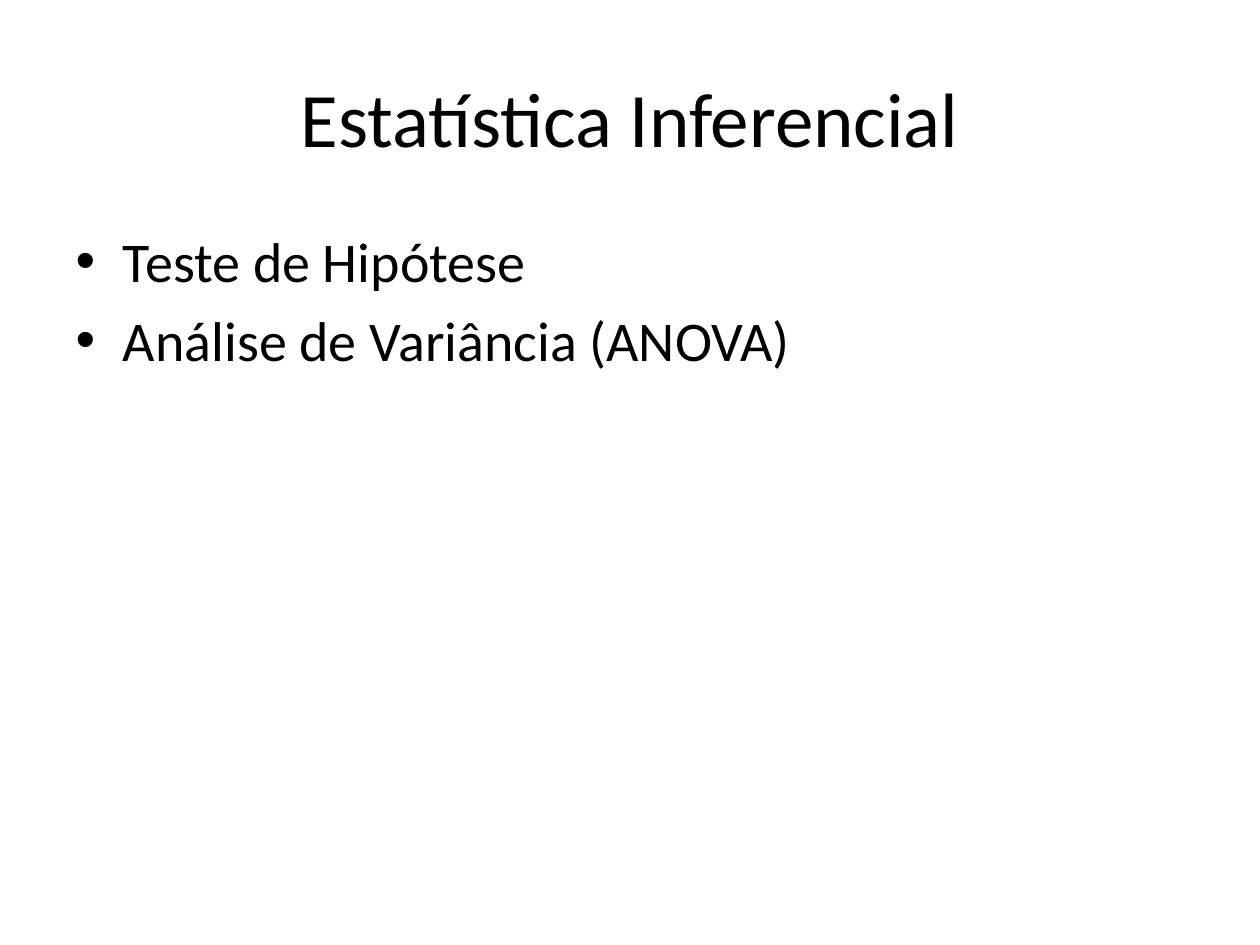
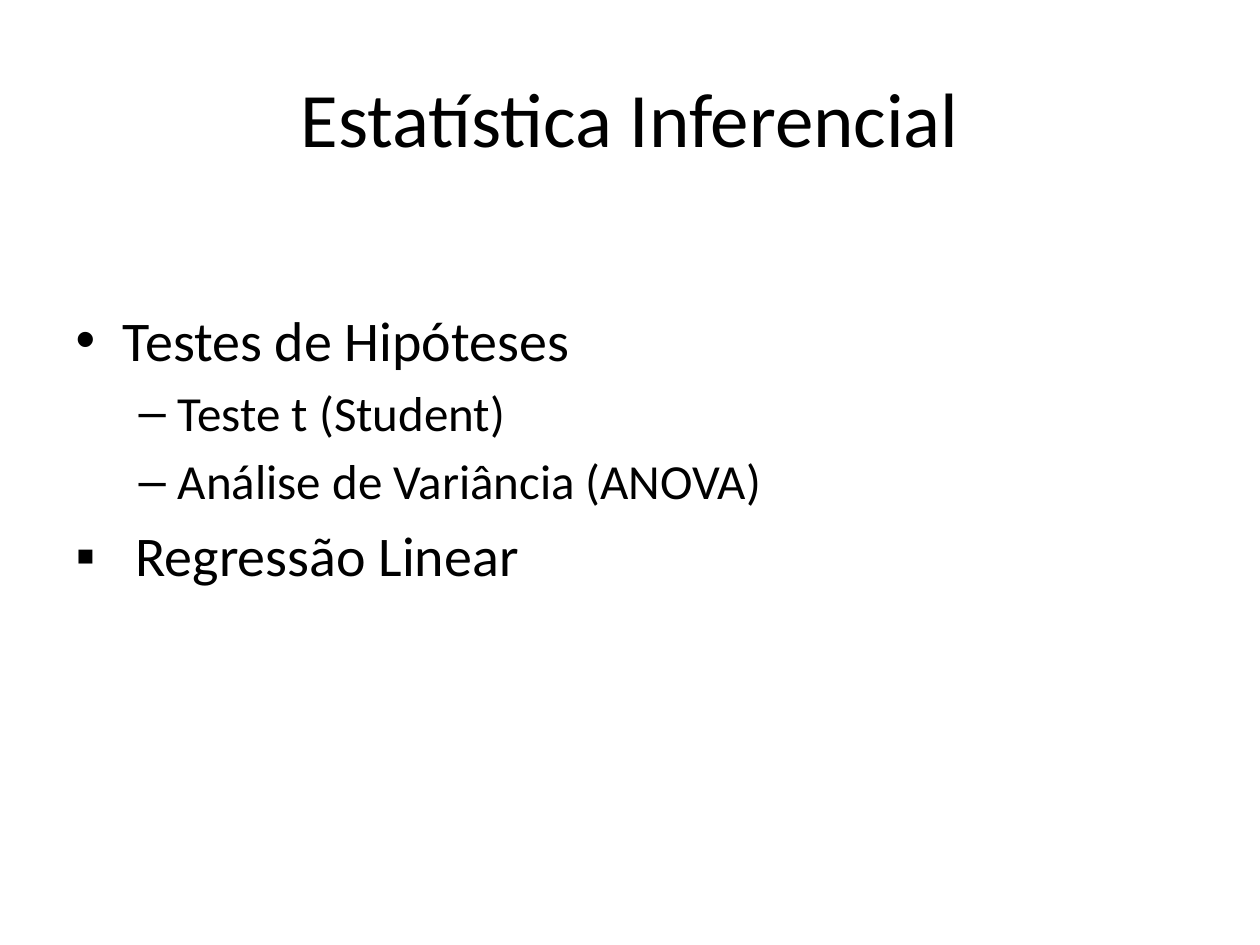
Before and after one commit to vanderfsouza/CursoR, a slide deck: slide 9 of Curso_Estatistica_experimental.pptx (slide 5 before the commit). Drawn at 1260x945 pixels with LibreOffice and Linux fonts; fonts in the diff are those of the drawing. Boxes give left, top, right and bottom in pixels: in the first picture for what was removed or moved away, otherwise in the second. Text is boxed around its words. In the diff, an @@ line names an element or a change of style, - is before the commit and + after.

```diff
--- a/Curso_Estatistica_experimental.pptx
+++ b/Curso_Estatistica_experimental.pptx
@@ text at [123, 322, 569, 438]: text changed @@
-• Teste de Hipótese
+• Testes de Hipóteses
+  – Teste t (Student)
@@ text at [178, 463, 761, 506]: size 32 to 28 pt in "Análise de Variância (ANOVA)"; bullet • to –; list level 1 to 2 in "Análise de Variância (ANOVA)" @@
@@ text at [136, 537, 519, 586]: paragraph added @@
+▪ Regressão Linear
```
Also in this commit, not shown: 10 other slides changed, 5 slides added, 1 slide removed, 1 other file.
